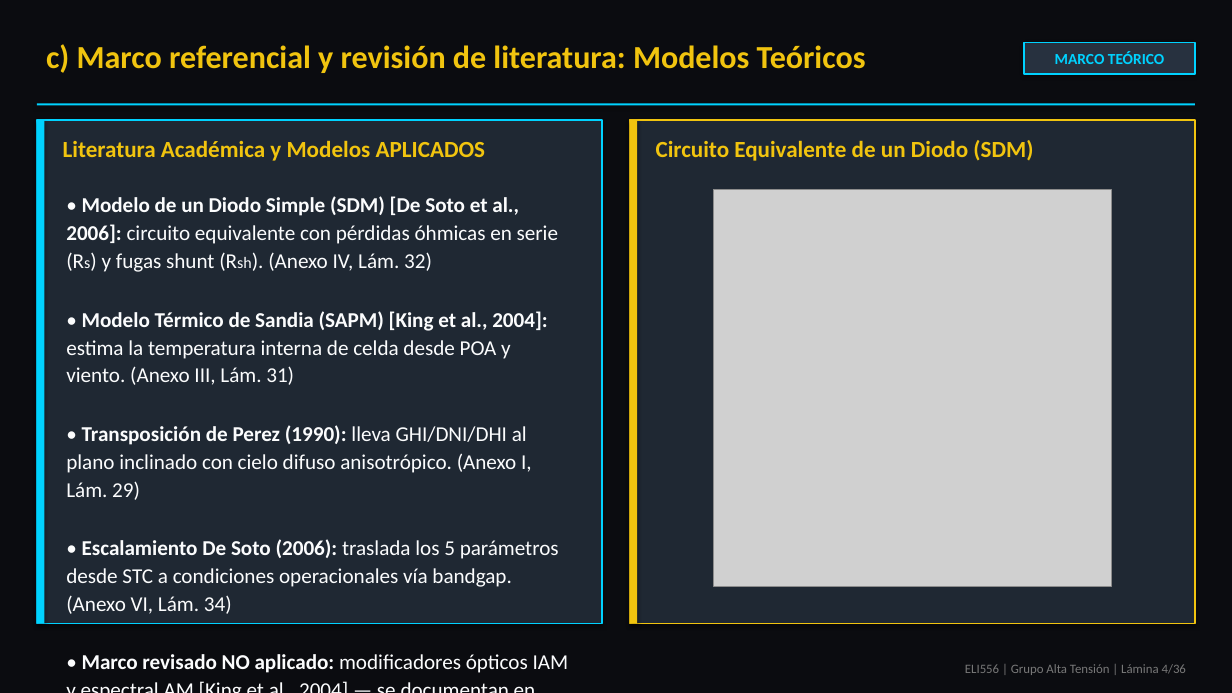
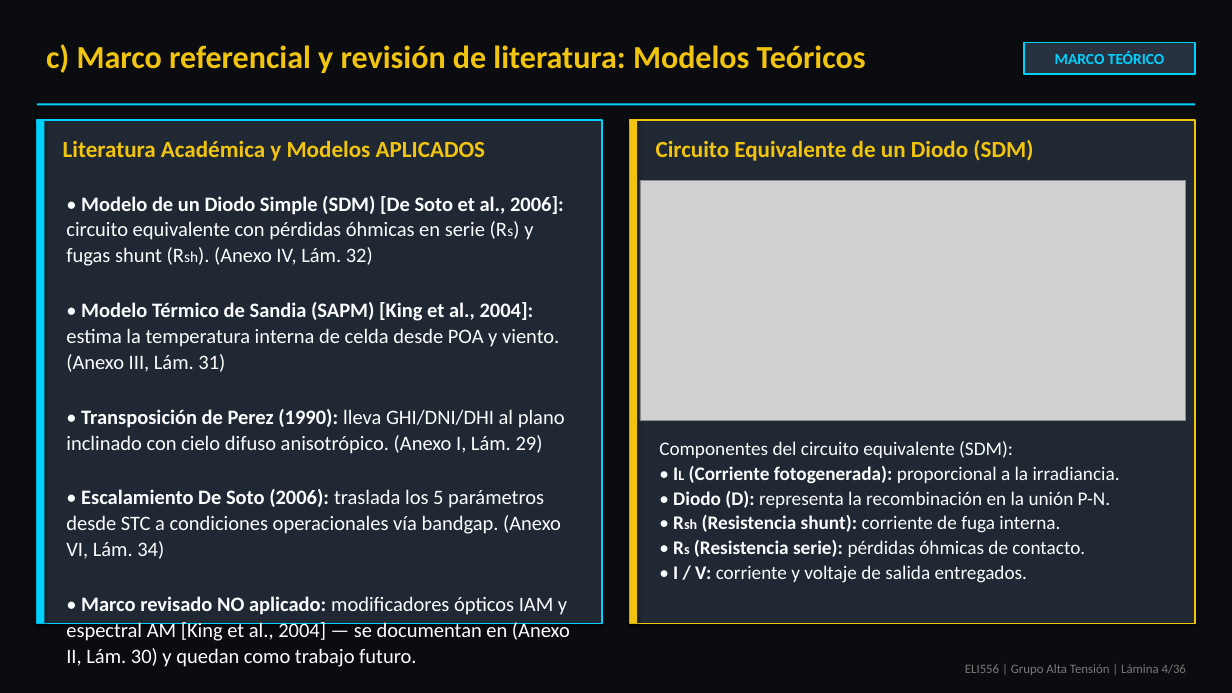
Before and after one commit to theChosen16/t2-paneles, a slide deck: slide 4 of output/Presentacion_Final_ELI556_Atacama_POA_Tarea2_revisado.pptx. Drawn at 1232x693 pixels with LibreOffice and Linux fonts; fonts in the diff are those of the drawing; grey boxes stand for pictures. Boxes give left, top, right and bottom in pixels: in the first picture for what was removed or moved away, otherwise in the second. Text is boxed around its words. In the diff, an @@ line names an element or a change of style, - is before the commit and + after.

Commit message:
style: optimize presentation font sizes, diagram box layouts, and crop circuit equivalent diagram

```diff
--- a/output/Presentacion_Final_ELI556_Atacama_POA_Tarea2_revisado.pptx
+++ b/output/Presentacion_Final_ELI556_Atacama_POA_Tarea2_revisado.pptx
@@ text "• Modelo de un Diodo ..." at (66, 196, 570, 667): size 16.5 to 16 pt; size 12.5 to 12 pt in "(Rs) (Rsh)."; line spacing 1.1 to 1.05 @@
@@ picture: place and size @@
-picture at (714, 189, 1112, 587)
+picture at (640, 180, 1186, 421)
@@ text added at (659, 441, 1120, 583), 15 pt, text #FBFCFD @@
+Componentes del circuito equivalente (SDM):
+• IL (Corriente fotogenerada): proporcional a la irradiancia.
+• Diodo (D): representa la recombinación en la unión P-N.
+• Rsh (Resistencia shunt): corriente de fuga interna.
+• Rs (Resistencia serie): pérdidas óhmicas de contacto.
+• I / V: corriente y voltaje de salida entregados.
```
Also in this commit, not shown: 31 other slides changed, 10 other files.
